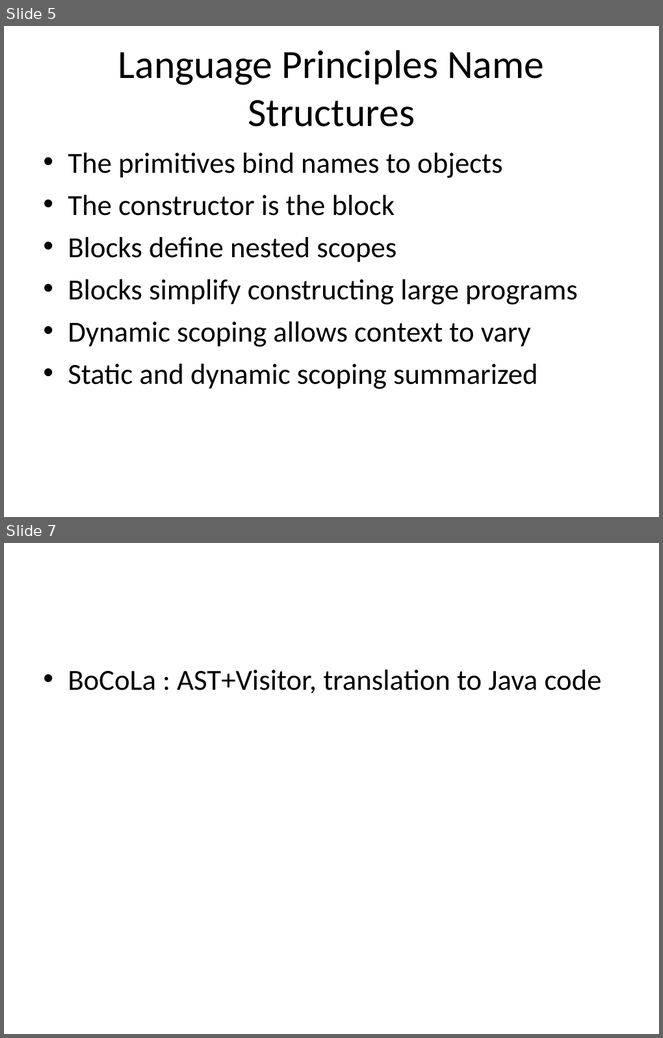
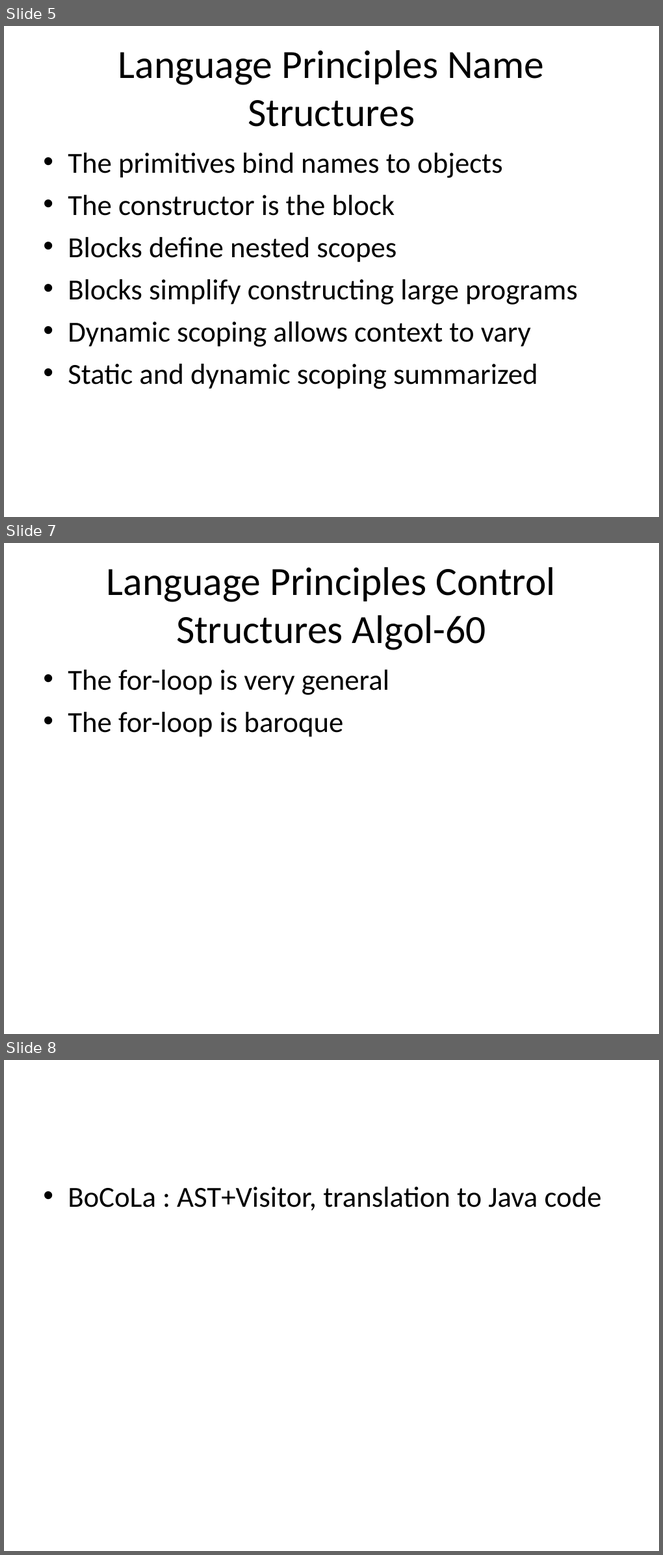
Before and after one commit to isurup/kalle-martin-group, a slide deck: SSE2/slides/4 Language.ppt. Shown one above the other, each under a label of ours: slides 5 and 7 before the commit, slides 5, 7 and 8 after it; the slides between them are not shown. The pictures are 663x1038 and 663x1555 pixels, drawn with LibreOffice and Linux fonts; fonts in the diff are those of the drawing. Boxes give left, top, right and bottom in pixels: in the first picture for what was removed or moved away, otherwise in the second. Text is boxed around its words. In the diff, an @@ line names an element or a change of style, - is before the commit and + after.

```diff
--- a/SSE2/slides/4 Language.ppt
+++ b/SSE2/slides/4 Language.ppt
@@ slide 7 added at <box>4,543,659,1034</box>, background #FFFFFF @@
@@ title added at <box>107,567,556,650</box>, 44 pt, text #000000 @@
+Language Principles Control Structures Algol-60
@@ text added at <box>68,670,389,737</box>, 32 pt, text #000000 @@
+• The for-loop is very general
+• The for-loop is baroque
@@ what was slide 7 is now slide 8 @@
```
Also in this commit, not shown: 1 slide changed, 1 other slide added, 1 slide removed.
